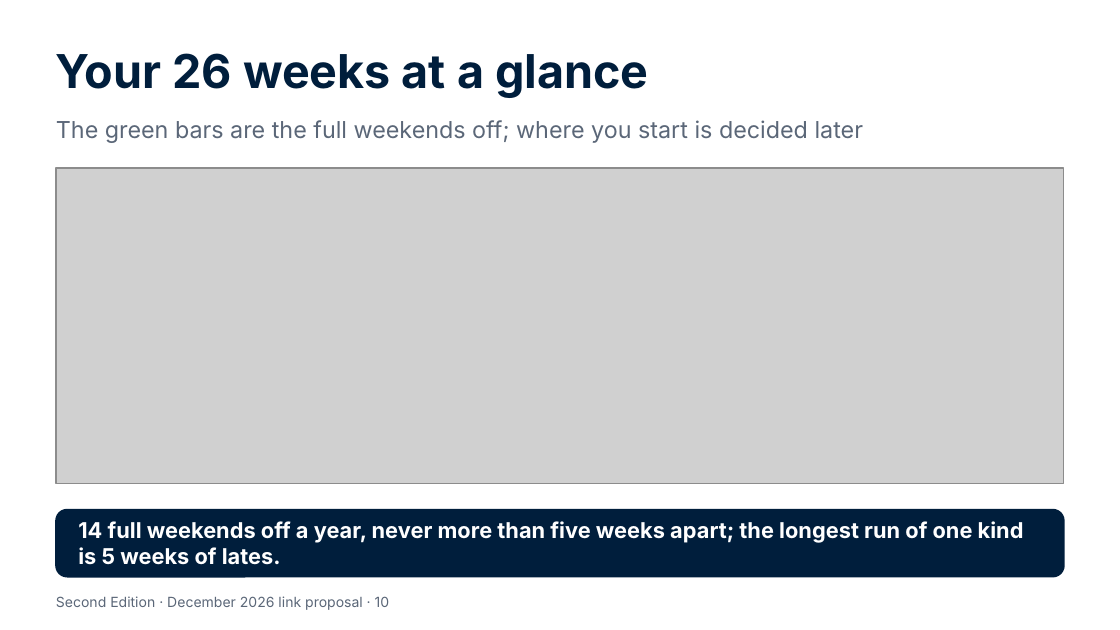
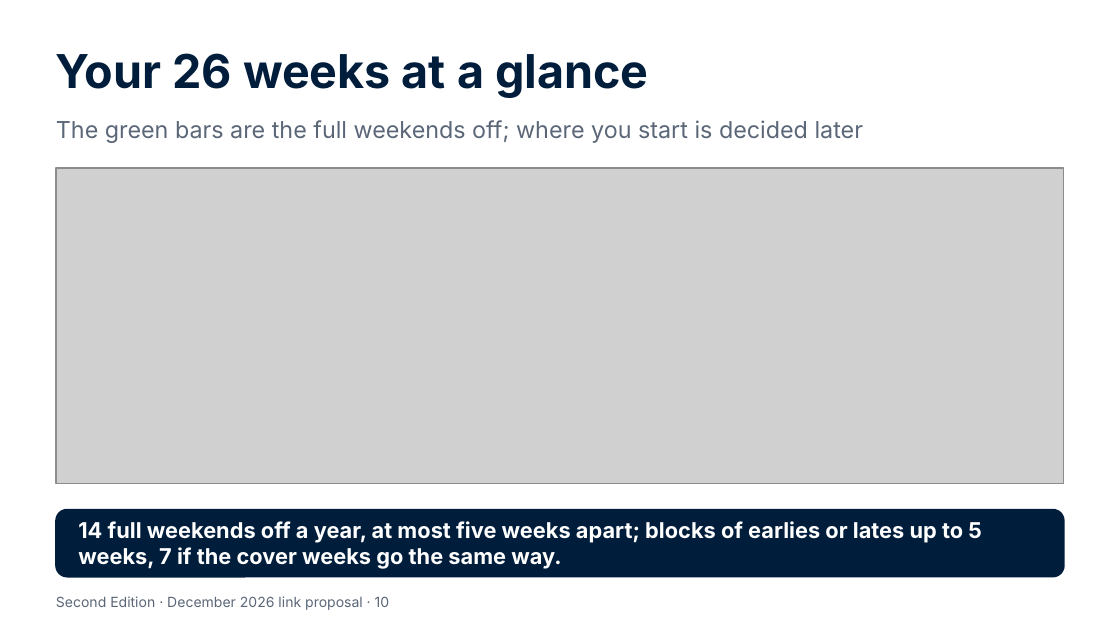
Before and after one commit to Garethdavidmiller/roster-app, a slide deck: slide 10 of docs/links-26/presentations/Second-Edition-for-colleagues.pptx. Drawn at 1120x630 pixels with LibreOffice and Linux fonts; fonts in the diff are those of the drawing; grey boxes stand for pictures. Boxes give left, top, right and bottom in pixels: in the first picture for what was removed or moved away, otherwise in the second. Text is boxed around its words. In the diff, an @@ line names an element or a change of style, - is before the commit and + after.

```diff
--- a/docs/links-26/presentations/Second-Edition-for-colleagues.pptx
+++ b/docs/links-26/presentations/Second-Edition-for-colleagues.pptx
@@ text at [78, 521, 982, 569]: text changed @@
-14 full weekends off a year, never more than five weeks apart; the longest run of one kind is 5 weeks of lates.
+14 full weekends off a year, at most five weeks apart; blocks of earlies or lates up to 5 weeks, 7 if the cover weeks go the same way.
```
Also in this commit, not shown: 33 other files.
